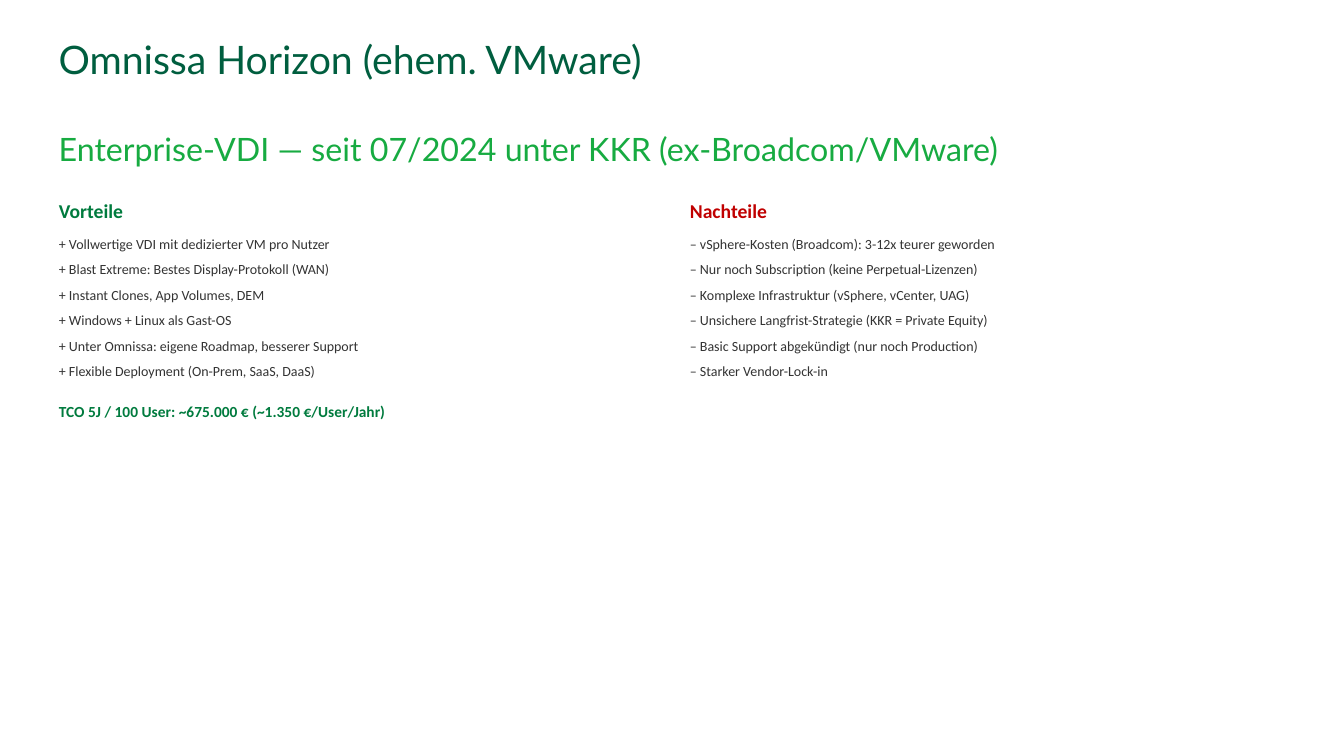
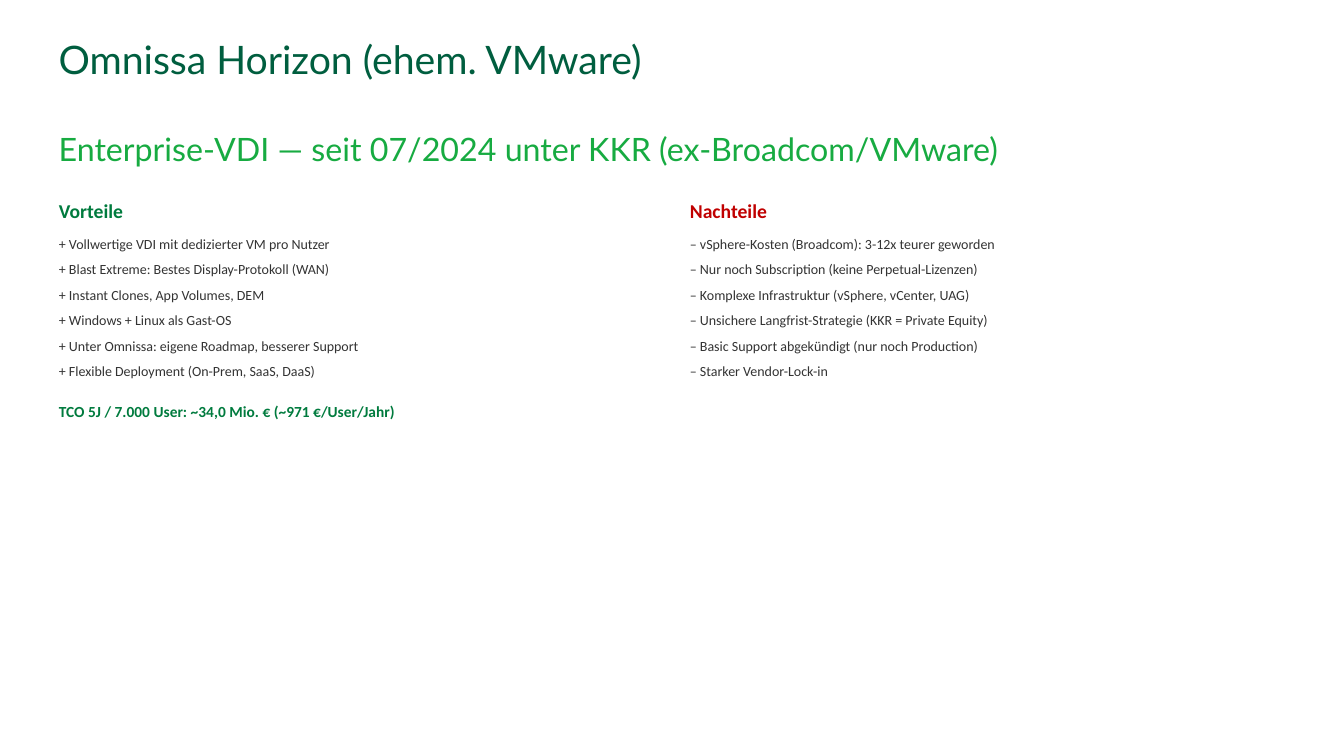
Before and after one commit to stefanbuell-wq/vdi-validation, a slide deck: slide 9 of docs/VDI-Vergleichsanalyse.pptx. Drawn at 1344x756 pixels with LibreOffice and Linux fonts; fonts in the diff are those of the drawing; background and template pictures are left out. Boxes give left, top, right and bottom in pixels: in the first picture for what was removed or moved away, otherwise in the second. Text is boxed around its words. In the diff, an @@ line names an element or a change of style, - is before the commit and + after.

```diff
--- a/docs/VDI-Vergleichsanalyse.pptx
+++ b/docs/VDI-Vergleichsanalyse.pptx
@@ text at [59,405,394,419]: text changed @@
-TCO 5J / 100 User: ~675.000 € (~1.350 €/User/Jahr)
+TCO 5J / 7.000 User: ~34,0 Mio. € (~971 €/User/Jahr)
```
Also in this commit, not shown: 12 other slides changed, 1 other file.
